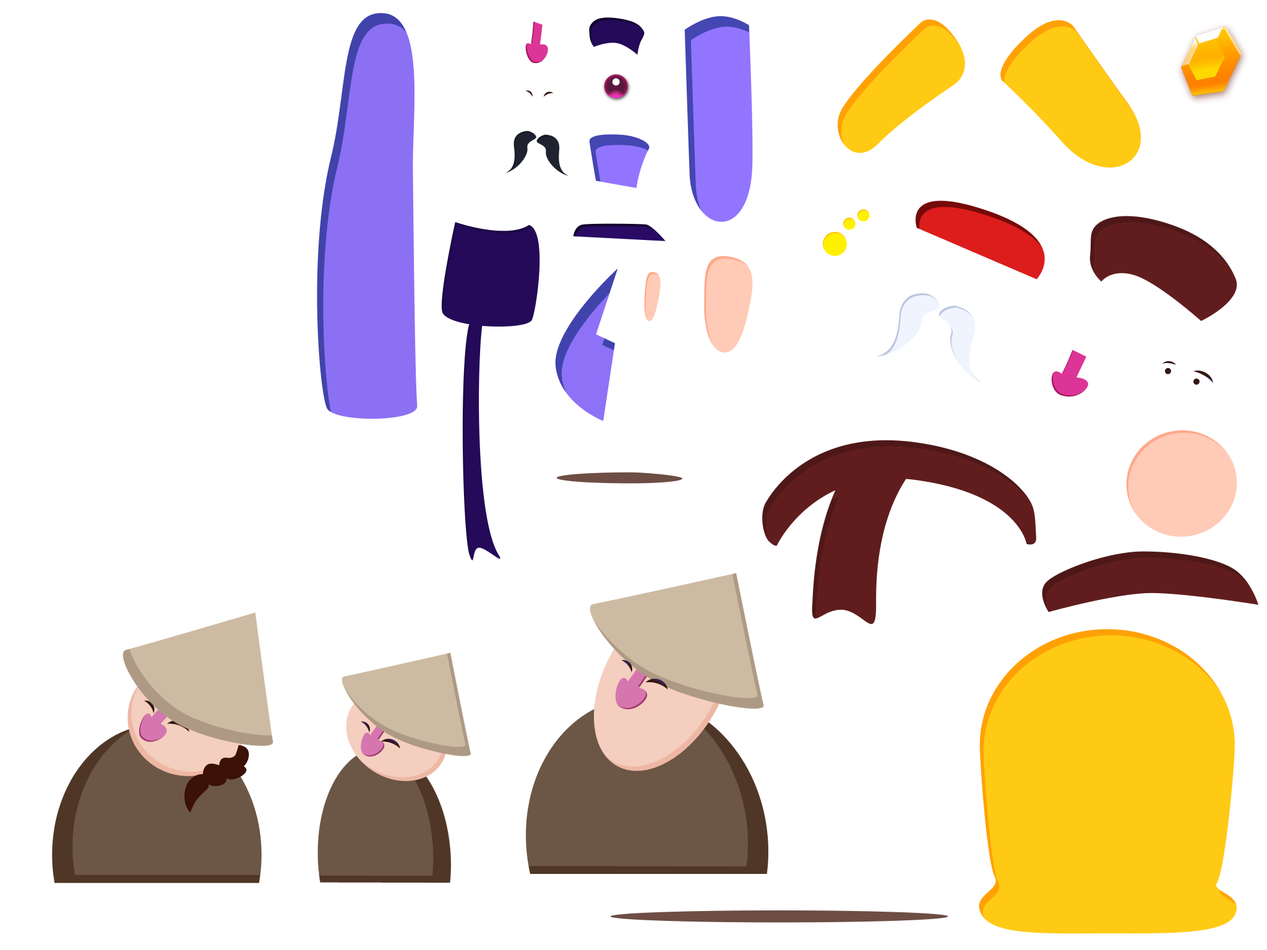
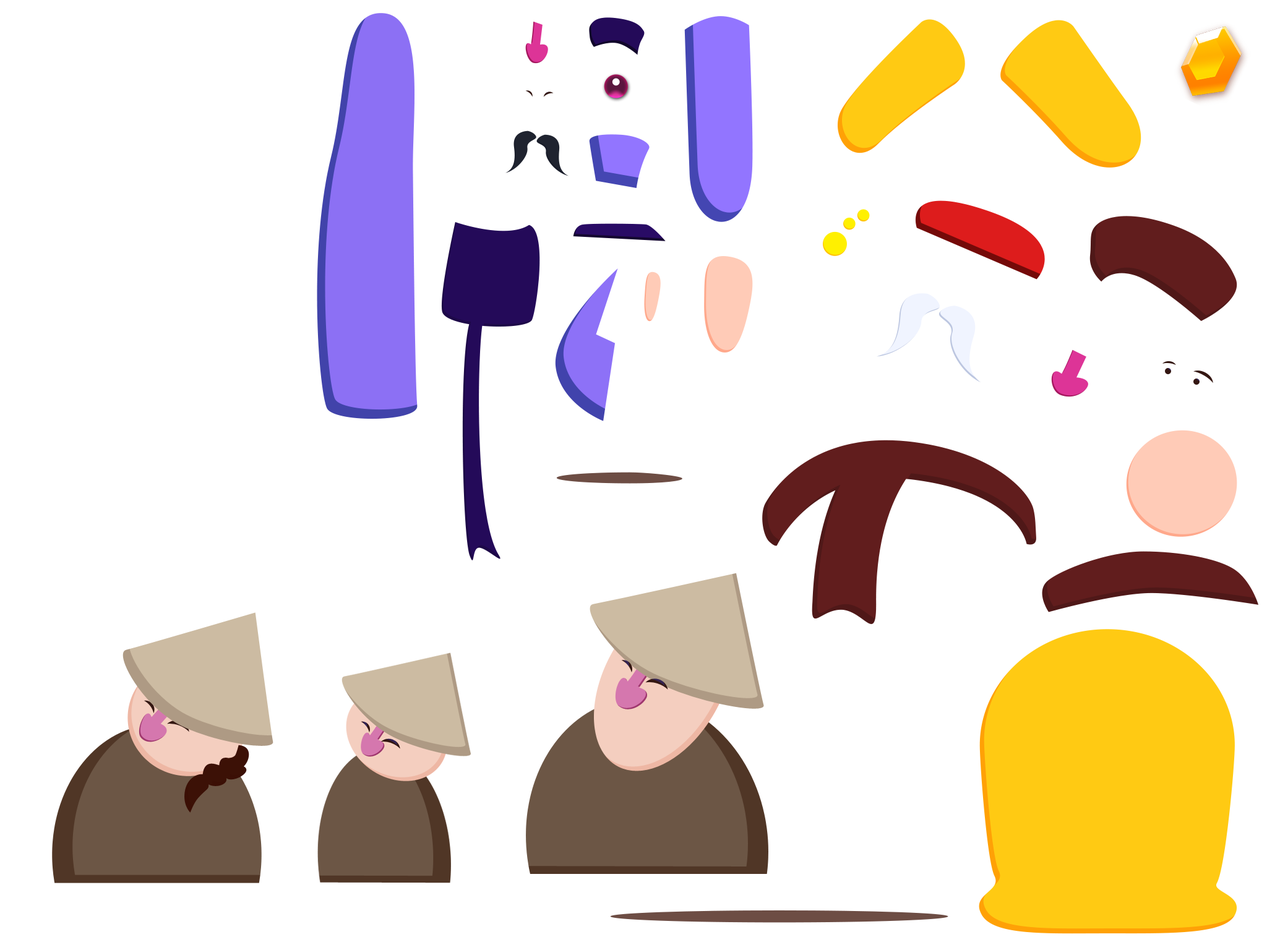
Comparing the layer stacks of the two 1267 x 950 images. Changes:
painted on "Kaiser_Belt" over bbox(765, 488, 839, 522)
